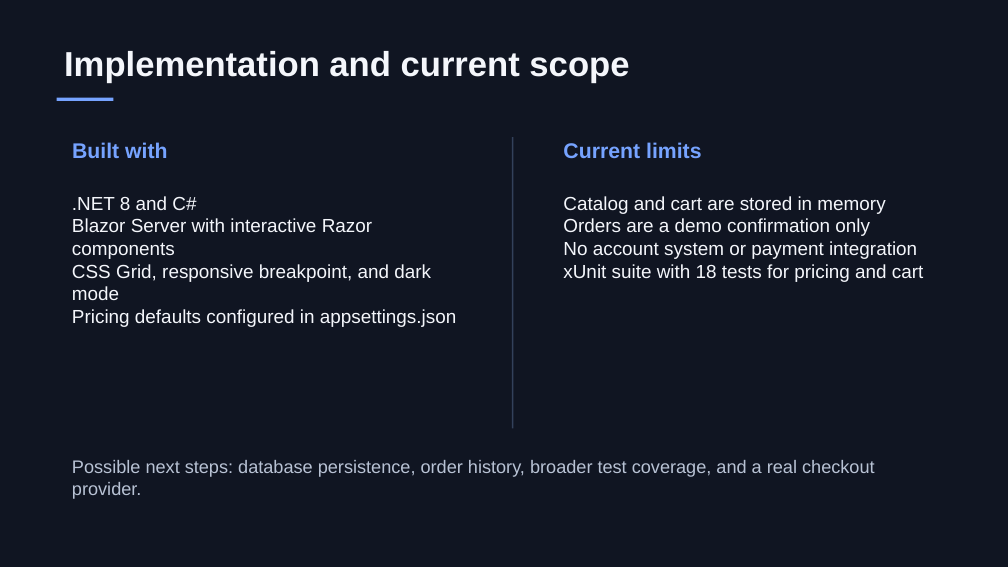
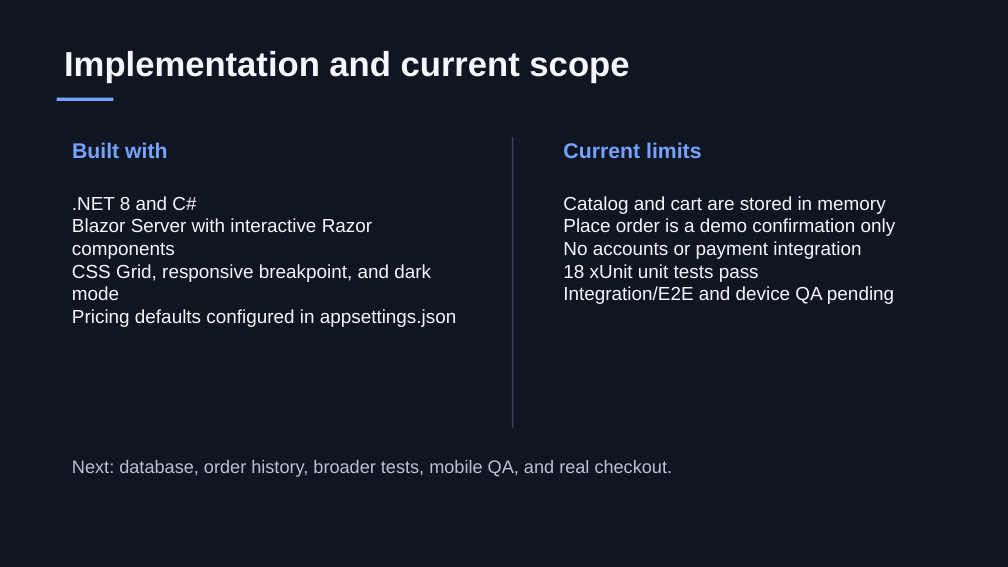
Before and after one commit to nurbolsyna2-prog/IFT_-FINAL_IT2503, a slide deck: slide 10 of presentation/Online-Shop-Calculation-Defense.pptx (slide 7 before the commit). Drawn at 1008x567 pixels with LibreOffice and Linux fonts; fonts in the diff are those of the drawing. Boxes give left, top, right and bottom in pixels: in the first picture for what was removed or moved away, otherwise in the second. Text is boxed around its words. In the diff, an @@ line names an element or a change of style, - is before the commit and + after.

```diff
--- a/presentation/Online-Shop-Calculation-Defense.pptx
+++ b/presentation/Online-Shop-Calculation-Defense.pptx
@@ text at [563,218,896,304]: text changed @@
-Orders are a demo confirmation only
-No account system or payment integration
-xUnit suite with 18 tests for pricing and cart
+Place order is a demo confirmation only
+No accounts or payment integration
+18 xUnit unit tests pass
+Integration/E2E and device QA pending
@@ text at [72,460,673,477]: text changed @@
-Possible next steps: database persistence, order history, broader test coverage, and a real checkout provider.
+Next: database, order history, broader tests, mobile QA, and real checkout.
```
Also in this commit, not shown: 4 slides added, 1 slide removed, 1 other file.
